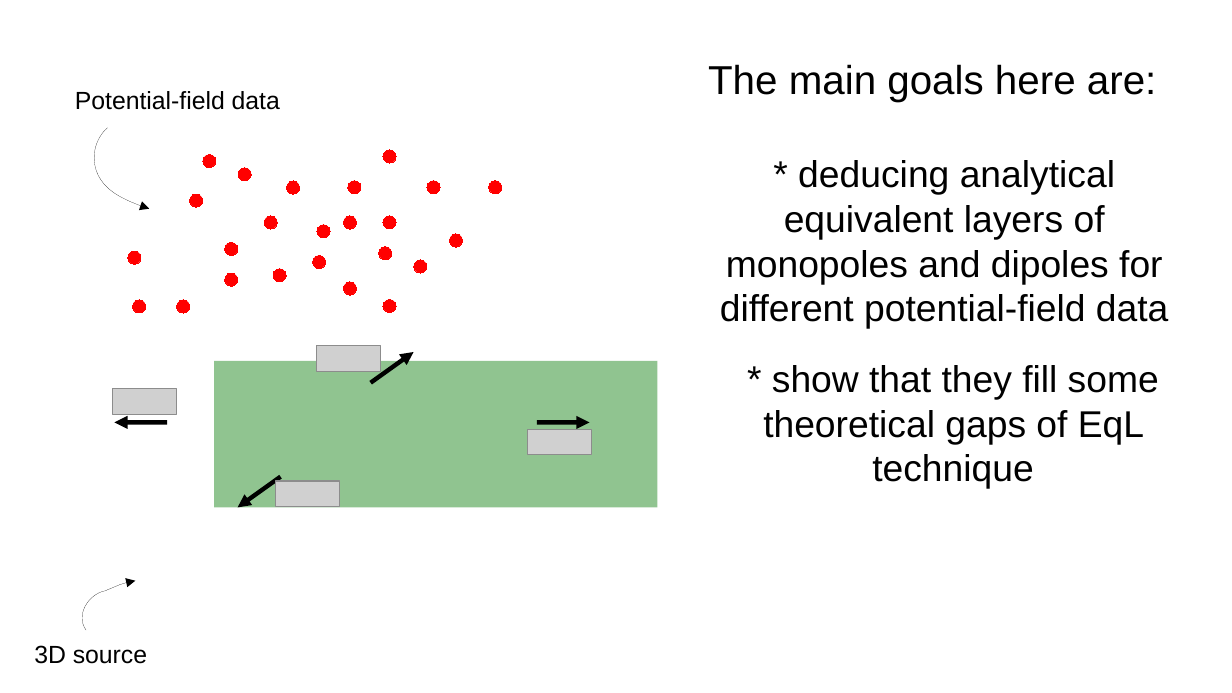
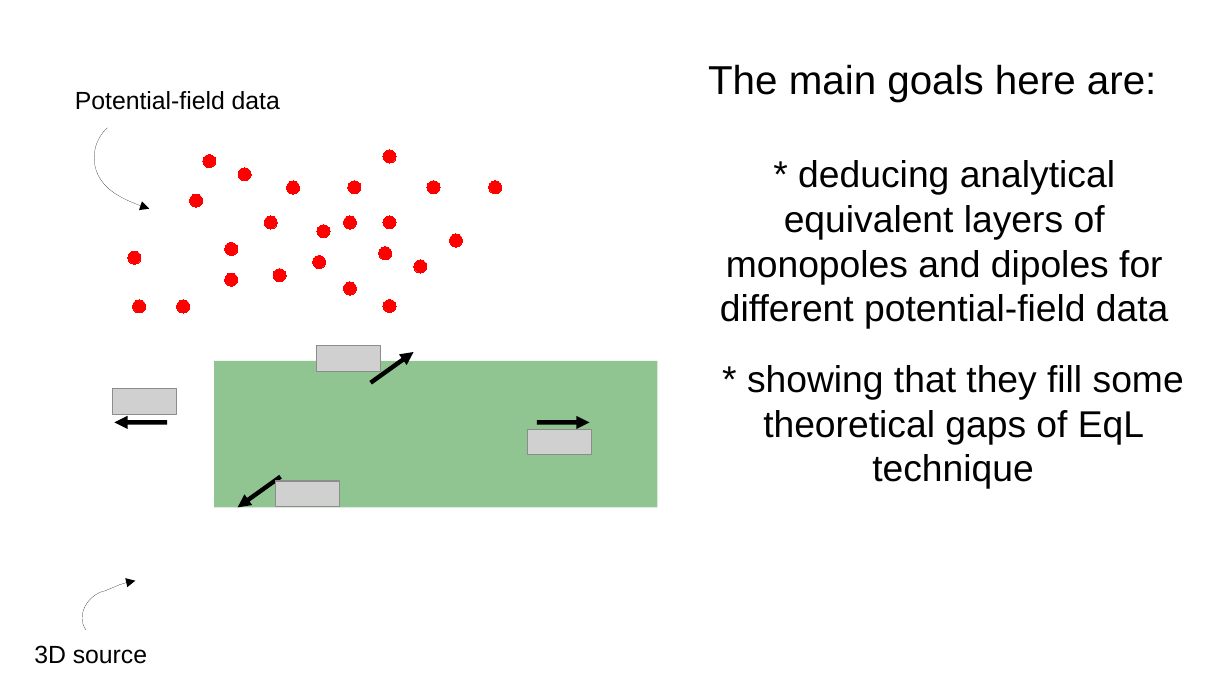
Before and after one commit to pinga-lab/EqL-overview-TU-Freiberg, a slide deck: slide 19 of TU-Freiberg-feb2022.odp. Drawn at 1232x693 pixels with LibreOffice and Linux fonts; fonts in the diff are those of the drawing; grey boxes stand for pictures. Boxes give left, top, right and bottom in pixels: in the first picture for what was removed or moved away, otherwise in the second. Text is boxed around its words. In the diff, an @@ line names an element or a change of style, - is before the commit and + after.

```diff
--- a/TU-Freiberg-feb2022.odp
+++ b/TU-Freiberg-feb2022.odp
@@ text at (x1=747, y1=365, x2=1184, y2=489): text changed @@
-* show that they fill some theoretical gaps of EqL technique
+* showing that they fill some theoretical gaps of EqL technique
```
Also in this commit, not shown: 3 other slides changed, 3 other files.
